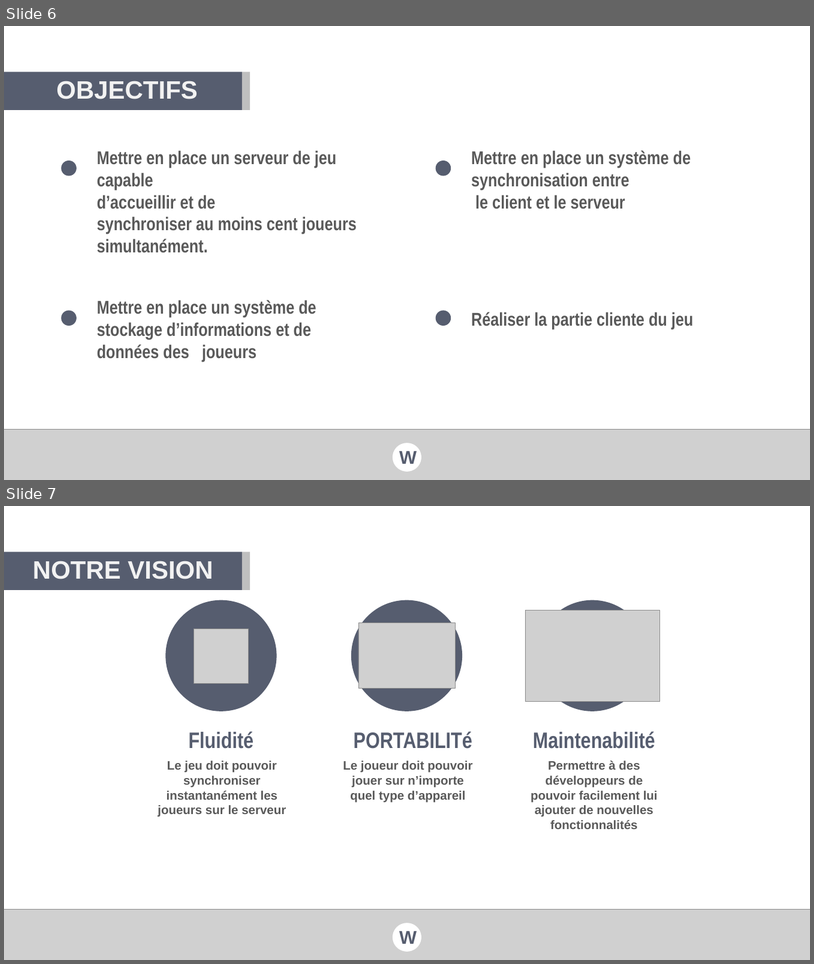
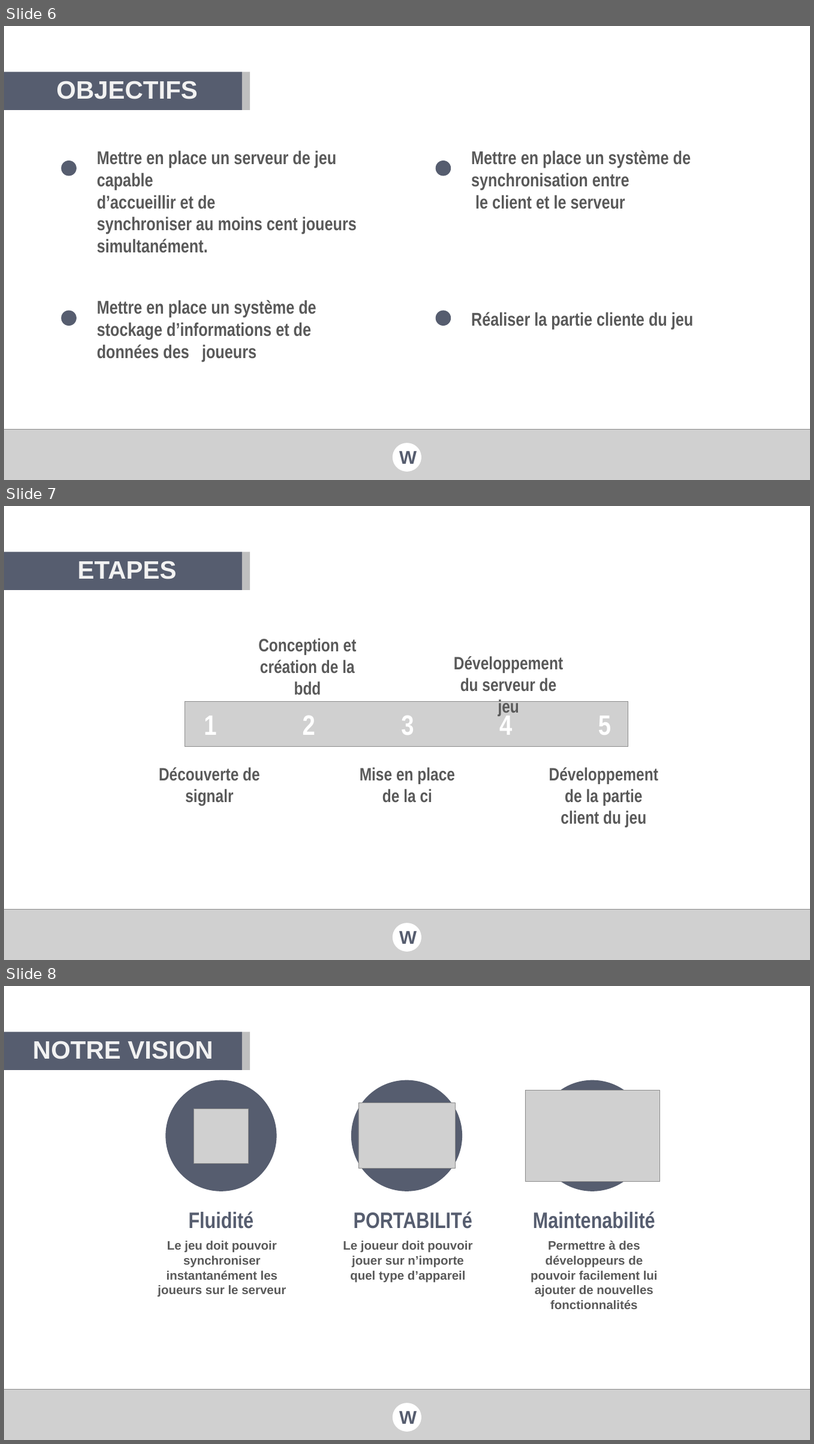
Before and after one commit to val92130/Wander, a slide deck: Docs/Documentation/Presentations/Wander - Forum PI.pptx. Shown one above the other, each under a label of ours: slides 6 and 7 before the commit, slides 6, 7 and 8 after it. The pictures are 814x964 and 814x1444 pixels, drawn with LibreOffice and Linux fonts; fonts in the diff are those of the drawing; grey boxes stand for pictures; background and template pictures are left out. Boxes give left, top, right and bottom in pixels: in the first picture for what was removed or moved away, otherwise in the second. Text is boxed around its words. In the diff, an @@ line names an element or a change of style, - is before the commit and + after.

```diff
--- a/Docs/Documentation/Presentations/Wander - Forum PI.pptx
+++ b/Docs/Documentation/Presentations/Wander - Forum PI.pptx
@@ slide 7 added at bbox=[4, 506, 810, 960], background picture (left out) @@
@@ rectangle added at bbox=[4, 552, 242, 590], fill #565D6F @@
@@ rectangle added at bbox=[242, 552, 251, 590], fill #BFBFBF @@
@@ text added at bbox=[78, 561, 177, 579], 45 pt, text #F2F2F2, bold @@
+ETAPES
@@ text added at bbox=[258, 638, 357, 695], 32 pt, text #595959, bold @@
+Conception et création de la bdd
@@ text added at bbox=[454, 656, 563, 716], 32 pt, text #595959, bold @@
+Développement du serveur de jeu
@@ picture added at bbox=[185, 701, 629, 747] @@
@@ text added at bbox=[204, 715, 216, 735], 50 pt, text #FFFFFF, bold @@
+1
@@ text added at bbox=[303, 715, 315, 735], 50 pt, text #FFFFFF, bold @@
+2
@@ text added at bbox=[401, 715, 414, 735], 50 pt, text #FFFFFF, bold @@
+3
@@ text added at bbox=[500, 712, 512, 735], 50 pt, text #FFFFFF, bold @@
+4
@@ text added at bbox=[599, 715, 611, 735], 50 pt, text #FFFFFF, bold @@
+5
@@ text added at bbox=[159, 767, 260, 805], 32 pt, text #595959, bold @@
+Découverte de signalr
@@ text added at bbox=[360, 767, 455, 802], 32 pt, text #595959, bold @@
+Mise en place de la ci
@@ text added at bbox=[549, 767, 659, 827], 32 pt, text #595959, bold @@
+Développement de la partie client du jeu
@@ picture added at bbox=[4, 909, 810, 960] @@
@@ ellipse added at bbox=[393, 922, 422, 951], fill #FFFFFF @@
@@ text added at bbox=[399, 931, 417, 943], 33 pt, text #565D6F, bold @@
+W
@@ what was slide 7 is now slide 8 @@
```
Also in this commit, not shown: 2 slides changed, 3 other slides added.
